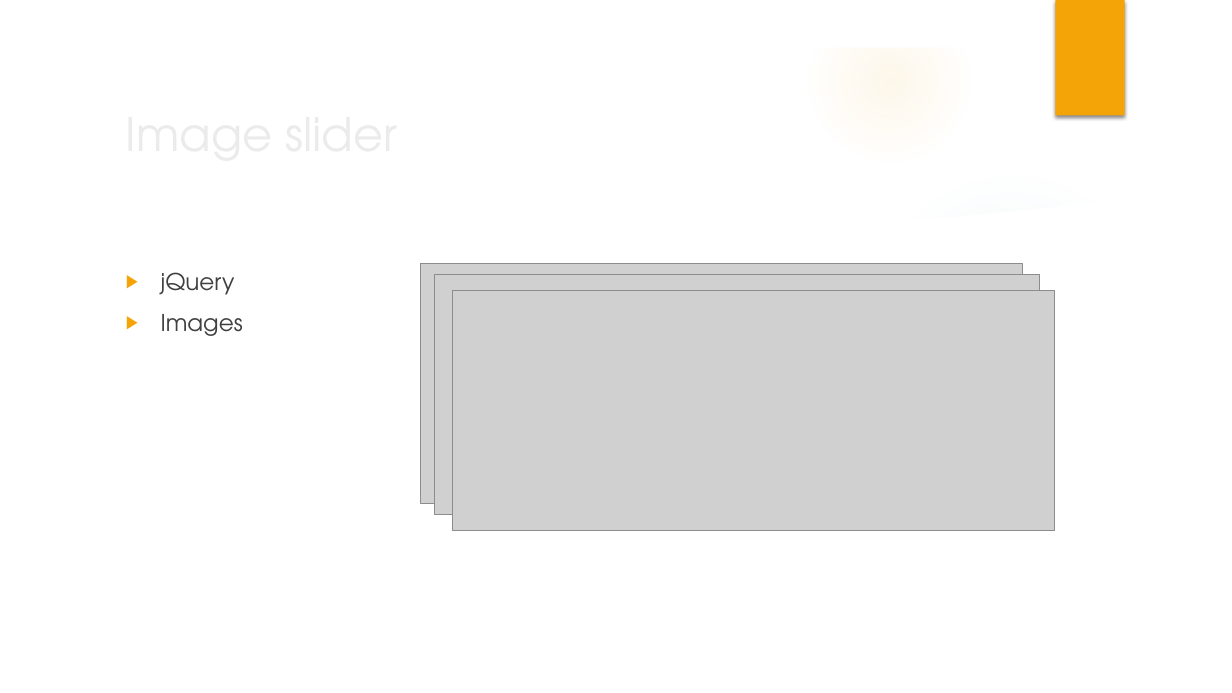
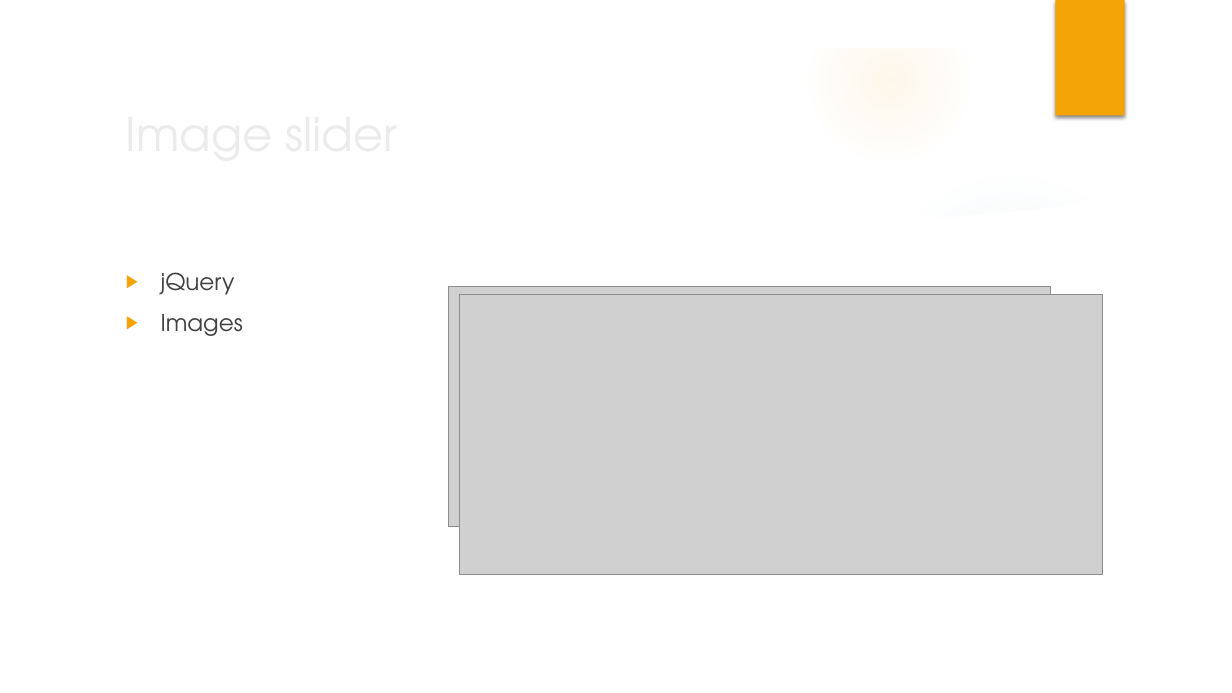
Before and after one commit to WebshopSwaggers/WebShop, a slide deck: slide 5 of documentatie/Presentatie/Presentatie Sprint 1.pptx. Drawn at 1232x693 pixels with LibreOffice and Linux fonts; fonts in the diff are those of the drawing; grey boxes stand for pictures; background and template pictures are left out. Boxes give left, top, right and bottom in pixels: in the first picture for what was removed or moved away, otherwise in the second. Text is boxed around its words. In the diff, an @@ line names an element or a change of style, - is before the commit and + after.

```diff
--- a/documentatie/Presentatie/Presentatie Sprint 1.pptx
+++ b/documentatie/Presentatie/Presentatie Sprint 1.pptx
@@ picture removed at [435,274,1041,515] @@
@@ picture: place and size @@
-picture at [421,263,1022,504]
+picture at [449,287,1051,527]
@@ picture: place and size @@
-picture at [453,291,1055,531]
+picture at [459,294,1103,575]
```
Also in this commit, not shown: 4 other slides changed, 1 slide removed.
